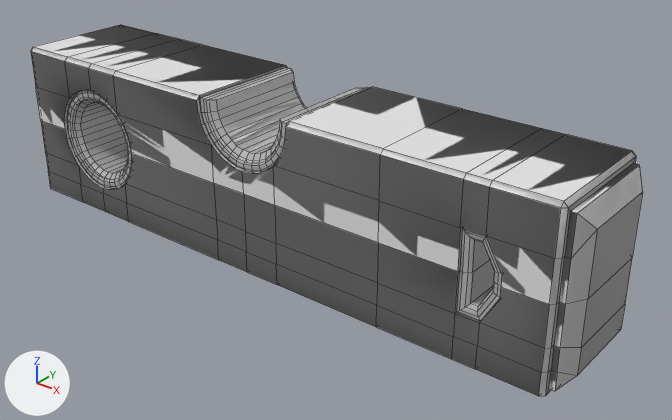
The FBX model Assets/Models/Mesh/Pas.fbx as it was, and as the next commit left it.
Camera for both pictures: a 50 mm camera at (0.1389, -0.161, 0.0989) aimed at (0.0068, 0.0042, -0.0035). Arrows for +X, +Y and +Z are at lower left; the lights stay in place. Mesh edges are drawn as thin lines. Where no turn or scale is listed for an object, it has been applied to the vertices.

Objects in the first picture: 'Pas'.
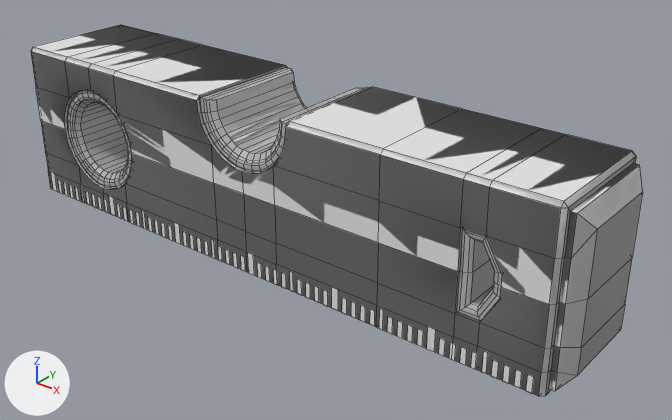
Pixel boxes [x1, y1, x2, y2] of what changed, in the pictures (672 x 420 px):
part 1 of me_pas, added: after [51, 172, 534, 393]

What the commit changed:
me_pas is used by ob_pas; location (0.0, 0.0, 0.0).
me_pas had 1160 vertices, 1176 faces and spanned x -0.091..0.081, y -0.016..0.017, z -0.016..0.027.
me_pas now has 1400 vertices, 1236 faces and spans x -0.091..0.081, y -0.017..0.017, z -0.016..0.027.
Part 1, on me_pas:
120 vertices are added at x -0.084..0.074, y -0.017, z -0.016.
96 new vertices lie (0.0, 0.0, 0.004) away from vertices in x -0.081..0.074, y -0.017, z -0.016.
24 new vertices lie (0.0, 0.0, 0.005) away from vertices in x -0.084..0.063, y -0.017, z -0.016.
60 new faces join them.
